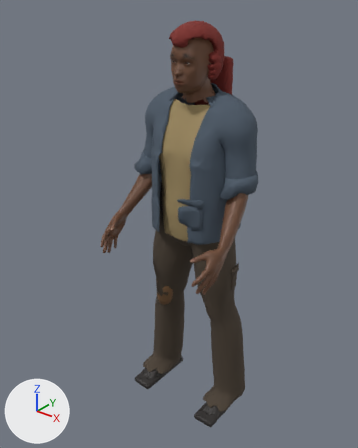
Renders of the glTF model public/assets/characters/saqueador_b.glb from each side of a commit.
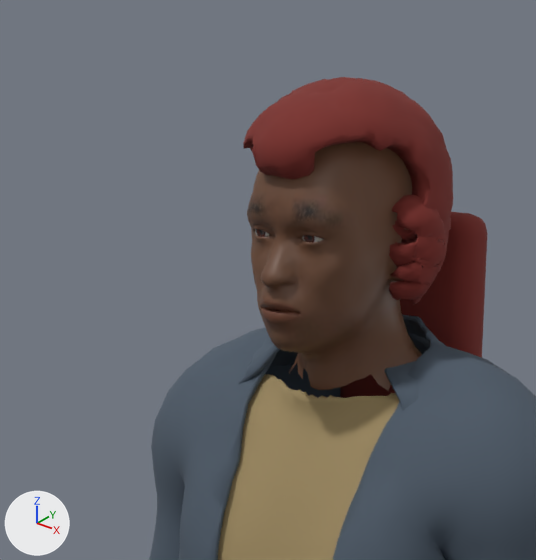
Old and new are each drawn whole from a camera (50 mm lens) standing at (1.187, -1.628, 1.892) and looking at (-0.038, -0.097, 0.942) and again close up on the part from 29% to 69% of the width and 0% to 33% of the height. Lighting does not change. The marker at lower left points along +X, +Y and +Z. The first two pictures are the older version. Vertices at exactly the same position are counted once.

Names of what the first close-up shows: 'saqueador_b_body', 'saqueador_b_jacket', 'saqueador_b_scarf', 'saqueador_b_shirt' and 1 more.
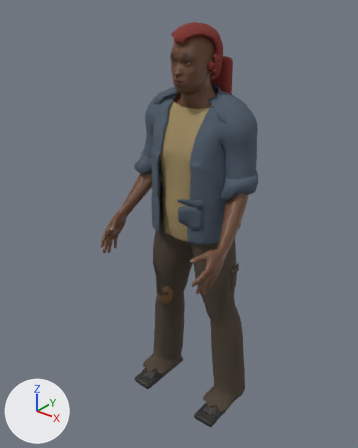
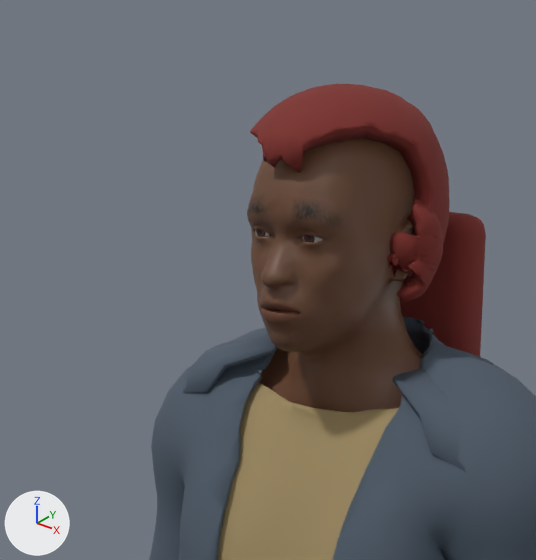
Where the change shows, as pixel boxes (x1, y1, x2, y2) in the close-ups (536 x 560 px; the box of a moved part takes in the faces that stretch with it):
'saqueador_b_jacket', reshaped
    before: (149, 314, 536, 560)
    after: (149, 317, 536, 560)
'saqueador_b_scarf', reshaped
    before: (243, 77, 487, 398)
    after: (250, 84, 486, 357)
part 1 of me_saqueador_b_body, added (brown)
    after: (259, 348, 419, 412)
part 2 of me_saqueador_b_jacket, moved or reshaped
    before: (226, 314, 439, 482)
    after: (183, 317, 466, 480)
part 3 of me_saqueador_b_scarf, moved or reshaped
    before: (243, 77, 453, 305)
    after: (250, 84, 450, 299)
part 4 of me_saqueador_b_shirt, moved or reshaped
    before: (258, 374, 399, 437)
    after: (256, 383, 398, 437)

The change in detail:
me_saqueador_b_body is used by ob_saqueador_b_body; location (0.0, 0.0, 0.0).
me_saqueador_b_body had 4034 vertices, 7978 faces and spanned x -0.291..0.291, y -0.375..0.049, z 0.814..1.74.
me_saqueador_b_body now has 4178 vertices, 8266 faces and spans x -0.291..0.291, y -0.375..0.062, z 0.814..1.74.
Part 1, on me_saqueador_b_body:
144 vertices are added at x -0.149..0.149, y -0.08..0.062, z 1.435..1.51.
288 new faces join them.
me_saqueador_b_jacket is used by ob_saqueador_b_jacket; location (0.0, 0.0, 0.0).
me_saqueador_b_jacket had 3964 vertices, 7920 faces and spanned x -0.33..0.29, y -0.217..0.136, z 0.92..1.535.
me_saqueador_b_jacket now has 3964 vertices, 7920 faces and spans x -0.33..0.29, y -0.217..0.136, z 0.92..1.532.
me_saqueador_b_jacket part 2: 308 of 3964 vertices moved; they spanned x -0.154..0.144, y -0.109..0.085, z 1.417..1.535 and now span x -0.241..0.255, y -0.111..0.085, z 1.388..1.531; mean shift (0.001, 0.001, -0.004); largest move (0.134, -0.021, 1.445) -> (0.251, -0.037, 1.388).
me_saqueador_b_scarf is used by ob_saqueador_b_scarf; location (0.0, 0.0, 0.0).
me_saqueador_b_scarf had 6330 vertices, 12652 faces and spanned x -0.113..0.112, y -0.159..0.101, z 1.374..1.768.
me_saqueador_b_scarf now has 6330 vertices, 12652 faces and spans x -0.108..0.108, y -0.155..0.098, z 1.374..1.762.
me_saqueador_b_scarf part 3: 6065 of 6330 vertices moved; they spanned x -0.113..0.112, y -0.159..0.076, z 1.55..1.768 and now span x -0.108..0.108, y -0.155..0.073, z 1.563..1.762; mean shift (0.0, 0.0, 0.0); largest move (0.057, -0.044, 1.63) -> (0.094, -0.032, 1.65).
Other edits to the shape of me_saqueador_b_scarf do not show in these pictures.
me_saqueador_b_shirt is used by ob_saqueador_b_shirt; location (0.0, 0.0, 0.0).
me_saqueador_b_shirt had 974 vertices, 1944 faces and spanned x -0.135..0.135, y -0.16..-0.051, z 0.896..1.475.
me_saqueador_b_shirt now has 928 vertices, 1852 faces and spans x -0.134..0.134, y -0.16..-0.056, z 0.896..1.465.
me_saqueador_b_shirt part 4: 22 vertices moved from x -0.134..0.131, y -0.093..-0.054, z 1.44..1.468 to x -0.132..0.132, y -0.093..-0.056, z 1.439..1.465; 121 vertices removed from x -0.135..0.135, y -0.094..-0.051, z 1.442..1.475; 75 vertices added at x -0.134..0.134, y -0.092..-0.056, z 1.441..1.465.
Other edits to the shape of me_saqueador_b_shirt do not show in these pictures.
